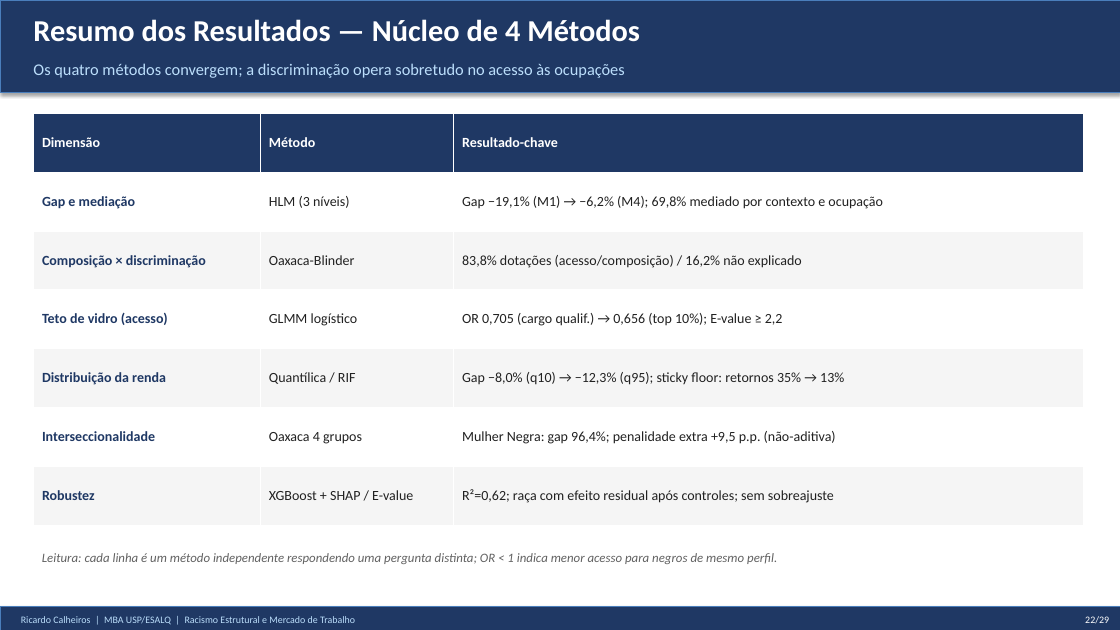
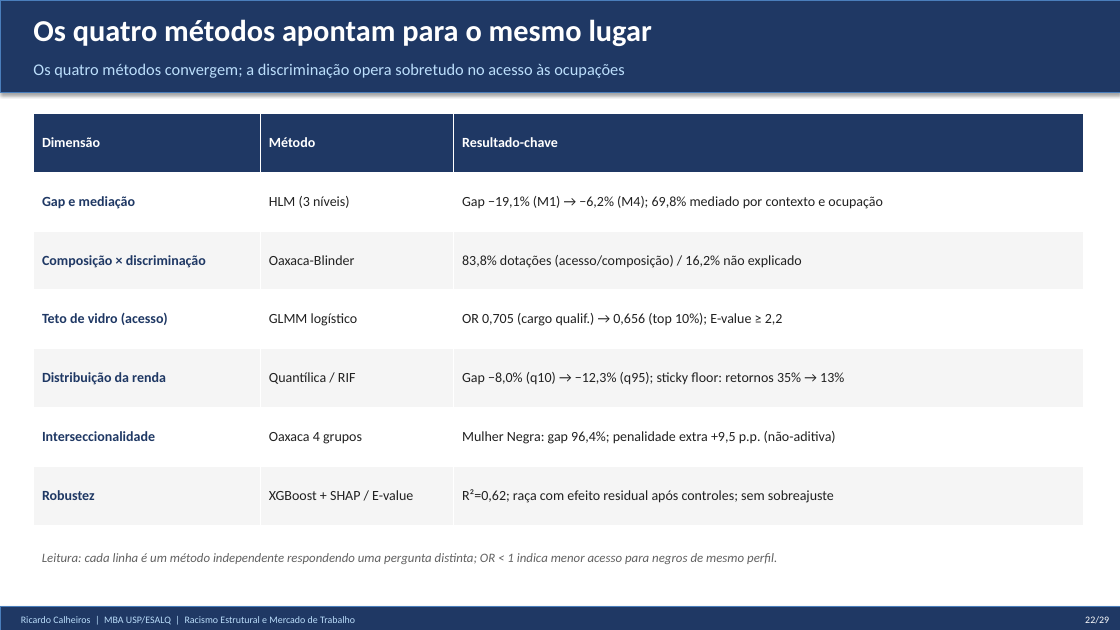
Before and after one commit to rickinrj-ux/ProjetoRacismoPNAD, a slide deck: slide 17 of entregaveis/apresentacao_tcc.pptx. Drawn at 1120x630 pixels with LibreOffice and Linux fonts; fonts in the diff are those of the drawing. Boxes give left, top, right and bottom in pixels: in the first picture for what was removed or moved away, otherwise in the second. Text is boxed around its words. In the diff, an @@ line names an element or a change of style, - is before the commit and + after.

```diff
--- a/entregaveis/apresentacao_tcc.pptx
+++ b/entregaveis/apresentacao_tcc.pptx
@@ text at <box>33,19,652,46</box>: text changed @@
-Resumo dos Resultados — Núcleo de 4 Métodos
+Os quatro métodos apontam para o mesmo lugar
```
Also in this commit, not shown: 18 other slides changed, 15 other files.
